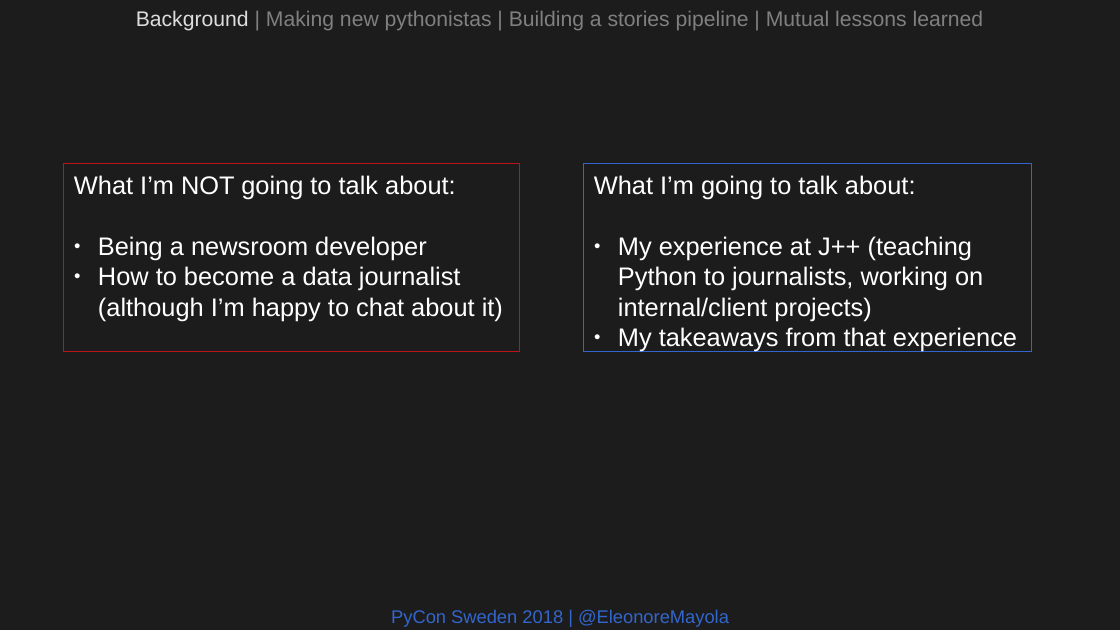
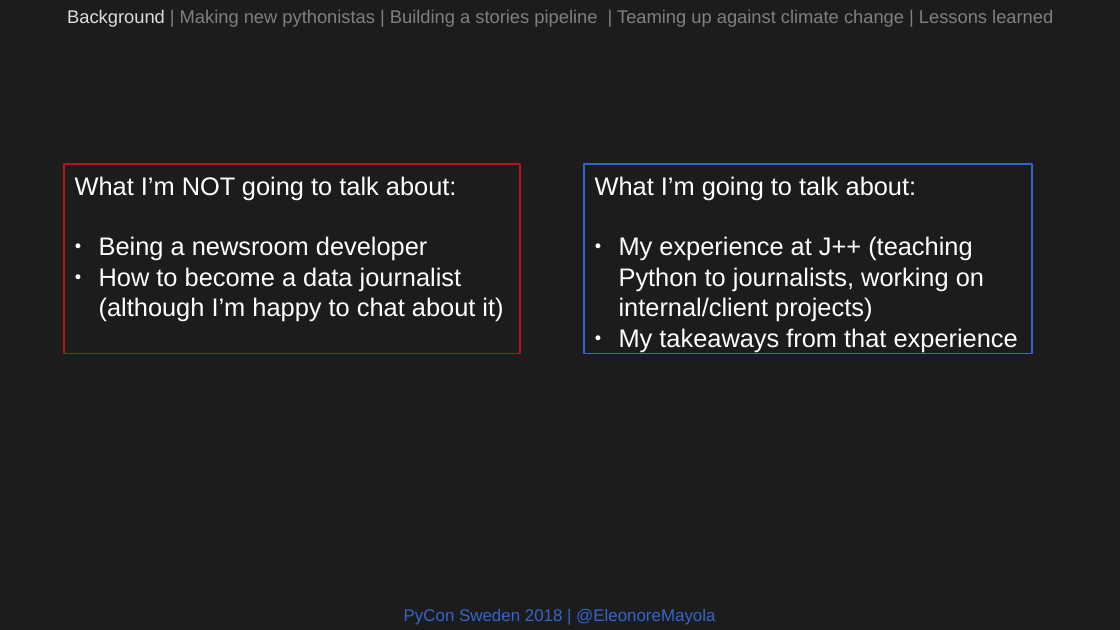
Before and after one commit to Eleonore9/-pyconse18, a slide deck: slide 9 of pyconse2018.odp. Drawn at 1120x630 pixels with LibreOffice and Linux fonts; fonts in the diff are those of the drawing. Boxes give left, top, right and bottom in pixels: in the first picture for what was removed or moved away, otherwise in the second. Text is boxed around its words. In the diff, an @@ line names an element or a change of style, - is before the commit and + after.

```diff
--- a/pyconse2018.odp
+++ b/pyconse2018.odp
@@ text at box(67, 9, 1053, 27): text changed; size 15 to 13 pt @@
-Background | Making new pythonistas | Building a stories pipeline | Mutual lessons learned
+Background | Making new pythonistas | Building a stories pipeline | Teaming up against climate change | Lessons learned
@@ rectangle "What I’m NOT going to ..." at box(64, 164, 520, 353): outline #BA131A 0 pt to #BA131A 0.99 pt @@
@@ rectangle "What I’m going to talk ..." at box(584, 164, 1033, 353): outline #3366CC 0 pt to #3366CC 0.99 pt @@
@@ text "PyCon Sweden 2018 | @EleonoreMayola" at box(404, 608, 715, 625): size 13 to 12 pt @@
```
Also in this commit, not shown: 26 other slides changed, 1 other file.
